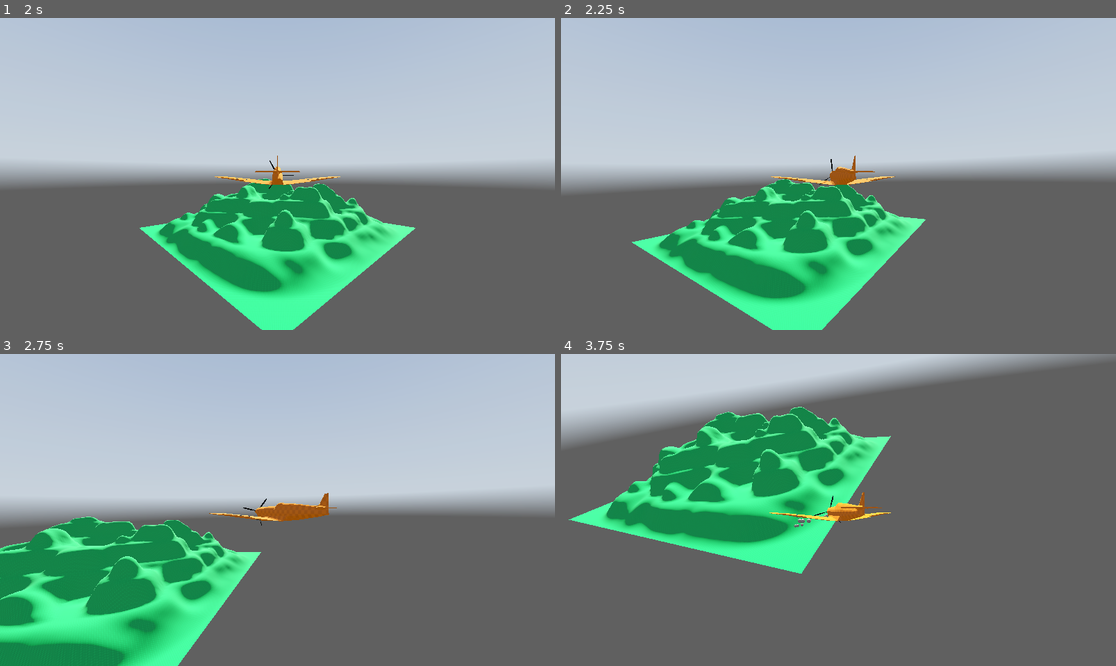
Above: before the commit, frames 1-4 (two rows, left to right).
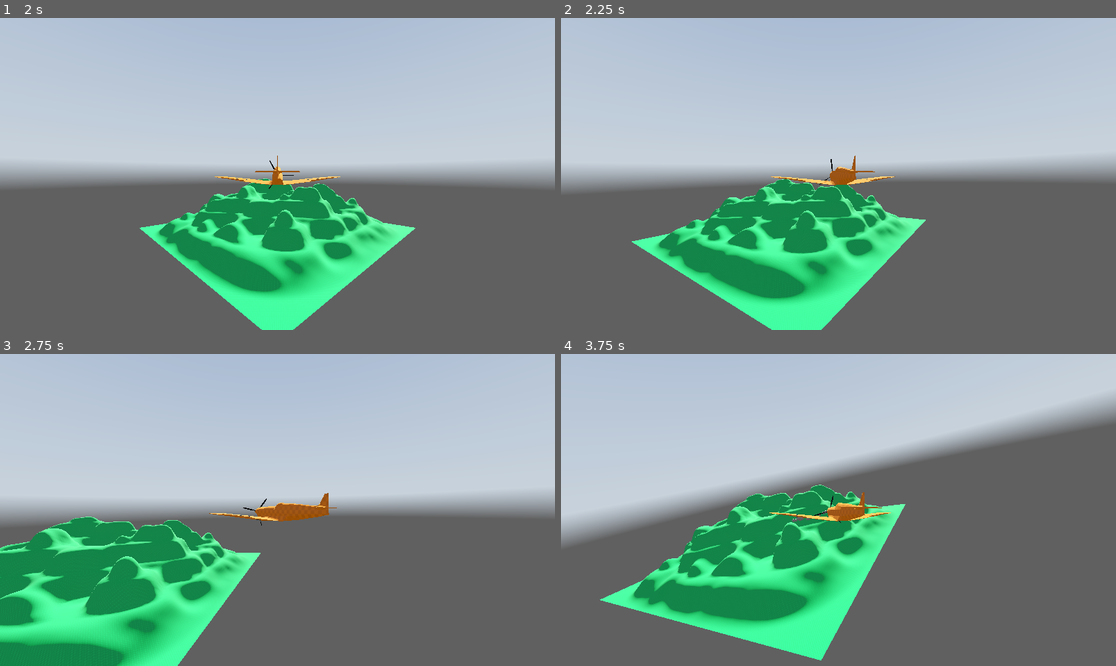
Above: after the commit, the same moments.

Repository: Monkeytonk115/godot-dogfight
Game: Godot game, scene res://scenes/main.tscn
Same seed, same stepped clock (60 frames per second), same inputs: the game is played once before the commit and once after it. A sky picture missing from this copy of the repository is replaced by a grey-blue gradient.
Inputs (mouse positions are in pixels of both pictures, inside the frame that each line leads up to):
- Up to frame 1 (2 s): click (277, 189) at 0.52 s; type "12" at 0.6 s; click (277, 205) at 0.75 s; type "Alex" at 0.83 s; click "Host Multiplayer" at 1.25 s
- Up to frame 2 (2.25 s): move the mouse to (960, 158) at 2.02 s; hold D (Roll_Right) from 2.03 s (still down); hold Right mouse button (free_cam) from 2.03 s (still down)
- Up to frame 3 (2.75 s): keep holding D (Roll_Right); keep holding Right mouse button (free_cam)
- Up to frame 4 (3.75 s): move the mouse to (727, 525) at 2.77 s; release D (Roll_Right) at 2.78 s; release Right mouse button (free_cam) at 2.78 s; hold W (Pitch_Down) 2.78-3.53 s; right-click (727, 525) at 2.85 s; move the mouse to (894, 441) at 3.52 s; hold D (Roll_Right) from 3.53 s (still down); hold Space (trigger) from 3.53 s (still down)

Frame 1 is identical in both runs. In frame 2, 0.3% of the frame differs, in the area x 12-66%, y 51-100%; in frame 3, 0.3%; in frame 4, 48%, in the area x 0-100%, y 0-99%.

Commit message:
changed and restricted some flight based code
Clamped the input axis on the pitch to better reflect the asymmetrical nature of elevator control

Diff:
--- a/scenes/action/spitfire_action.gd
+++ b/scenes/action/spitfire_action.gd
@@ -55,9 +55,10 @@
 		#Yaw
 		rotate(transform.basis.y, -input_dir2.x * delta * 0.2)
 		#Pitch
-		rotate(transform.basis.x, -input_dir.y * delta * 0.7)
+		#Clamped input_dir.y to reflect the asymetrical nature of possible G forces
+		rotate(transform.basis.x, clamp(-input_dir.y, -0.25, 1) * delta * 0.7)
 		#Roll
-		rotate(transform.basis.z, -input_dir.x * delta * 1.5)
+		rotate(transform.basis.z, -input_dir.x * delta * 1.25)
 
 	#forces acting on the plane
 	velocity += (transform.basis.z * -SPEED * delta) #engine thrust
